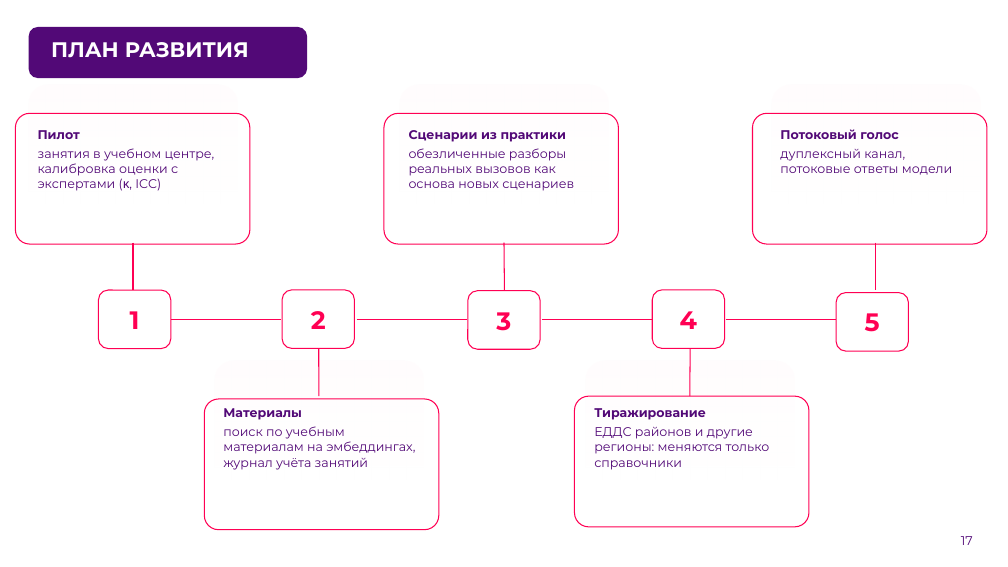
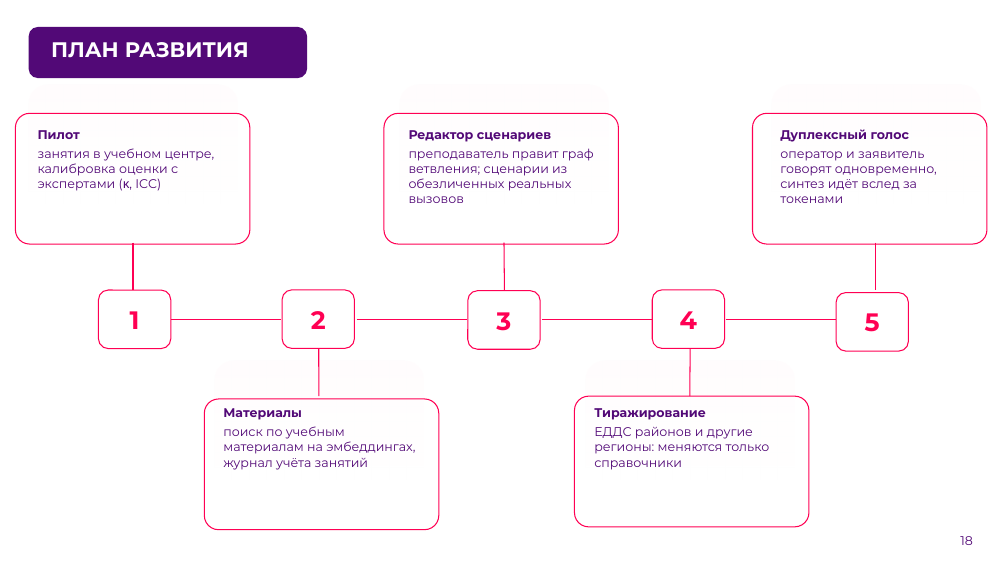
Before and after one commit to Fosh1er/MCHS_hack_AIskra, a slide deck: slide 18 of docs/presentation/АИскра_презентация_ЛЦТ2026.pptx (slide 17 before the commit). Drawn at 1008x567 pixels with LibreOffice and Linux fonts; fonts in the diff are those of the drawing; background and template pictures are left out. Boxes give left, top, right and bottom in pixels: in the first picture for what was removed or moved away, otherwise in the second. Text is boxed around its words. In the diff, an @@ line names an element or a change of style, - is before the commit and + after.

```diff
--- a/docs/presentation/АИскра_презентация_ЛЦТ2026.pptx
+++ b/docs/presentation/АИскра_презентация_ЛЦТ2026.pptx
@@ text at (409, 130, 594, 203): text changed @@
-Сценарии из практики
-обезличенные разборы реальных вызовов как основа новых сценариев
+Редактор сценариев
+преподаватель правит граф ветвления; сценарии из обезличенных реальных вызовов
@@ text at (780, 129, 937, 203): text changed @@
-Потоковый голос
-дуплексный канал, потоковые ответы модели
+Дуплексный голос
+оператор и заявитель говорят одновременно, синтез идёт вслед за токенами
@@ page number at (960, 536, 973, 545): text changed @@
-17
+18
```
Also in this commit, not shown: 5 other slides changed, 7 slides added, 5 other files.
